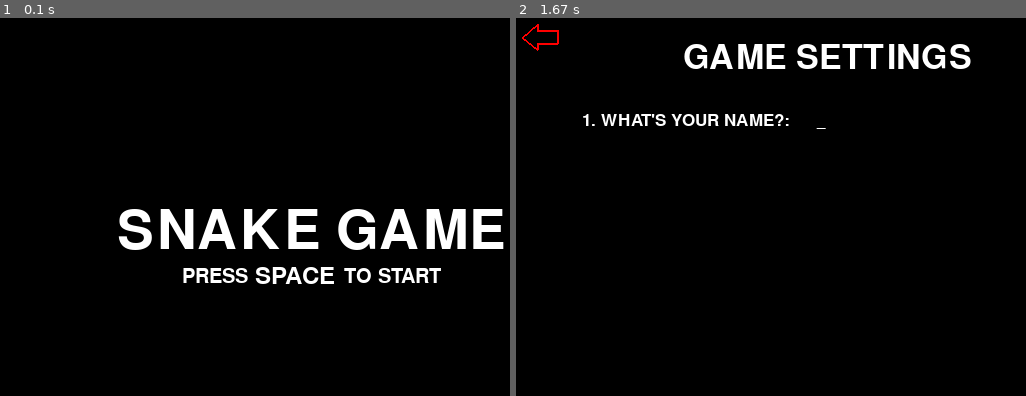
Above: before the commit, frames 1-2 (left to right).
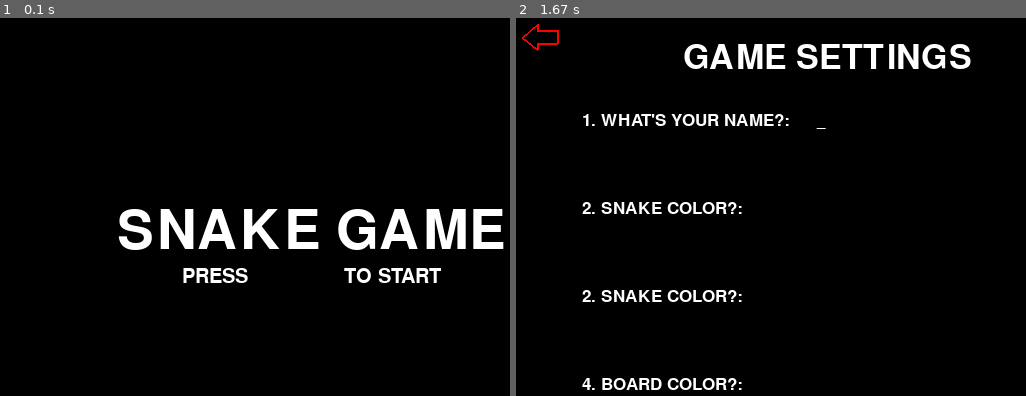
Above: after the commit, the same moments.

Repository: alexsavino/walmart_retro_snake
Game: pygame game, started from pygame_snake.py
Same seed, same stepped clock (60 frames per second), same inputs: the game is played once before the commit and once after it.
Inputs:
- Up to frame 1 (0.1 s): no input
- Up to frame 2 (1.67 s): tap Space at 0.33, 0.73, 1.03, 1.28, 1.62 s

The runs differ from the first frame. In frame 1, 0.4% of the frame differs, in the area x 50-66%, y 65-71%; in frame 2, 1.6%, in the area x 12-45%, y 48-99%.

Commit message:
update!
added additional optional questions and formatted them appropriately

Diff:
--- a/pygame_snake.py
+++ b/pygame_snake.py
@@ -12,17 +12,13 @@
 screen = pyg.display.set_mode((width,height))
 gen_col = 'white'  # gen_option_sc_txt_color
 
-title_font = pyg.font.Font(None,80)
-subtitle_font = pyg.font.Font(None,30)
-SPACE_font = pyg.font.Font(None,35)
-
 
 # INITIALIZING SCREENS...
 title_screen = True
 option_screen = False
 game_screen = False
 final_screen = False
-PREVIOUS_PAGE = title_screen
+#PREVIOUS_PAGE = title_screen # is this format / connection builder im rly gonna use?
 
 
 # FUNCTIONS THAT RELATE THE SCREENS...
@@ -54,12 +50,16 @@
         p1x, p1y = p2x, p2y
     return inside
 
+
 # CREATING SCREEN CONDITIONS...
 # PRIMARY GAME LOOP...
 while True:
-#@@@@@@@@@@@@@@@@@@@@@@@@@@@@@@@@@@@@@@@@@@@@@@@@@@@@@@@@@@@@@@@@@@@@@@@@@@@@@
-    SPACE_visible = True
-    SPACE_timer, SPACE_interval = 0, 1000
+#@@@@@@@@@@@@@@@@@@@@@@@@@@@@@@@@@@@@@@@@@@@@@@@@@@@@@@@@@@@@@@@@@@@@@@@@@@@@@@@@@@@@@@@@@@@@@@@@@@@@@@@@@@@@@@@@@@@@@@@@@@@@@@@@@@@@@@@@@@@@@
+    SPACE_timer = 0
+
+    title_font = pyg.font.Font(None,80)
+    subtitle_font = pyg.font.Font(None,30)
+    SPACE_font = pyg.font.Font(None,35)
 
     while title_screen:
         pyg.display.set_caption("Snake Game")
@@ -76,13 +76,17 @@
         screen.blit(subtitle, subtitle_rect)
 
         # TO MAKE THE 'SPACE' BLINK...
+        SPACE_visible = True
         SPACE_timer += 1
-        if SPACE_timer >= SPACE_interval:
+        time_not_visible = 700
+        time_visible = 2000
+        if SPACE_timer < time_not_visible:
+            SPACE_visible = not SPACE_visible
+        elif SPACE_timer >= time_visible:
             SPACE_timer = 0
-            SPACE_visible = not SPACE_visible
 
         if SPACE_visible:
-            SPACE_x = width//2-56
+            SPACE_x = width//2-54
             SPACE_surface = SPACE_font.render("SPACE", True, gen_col)
             SPACE_rect = SPACE_surface.get_rect(topleft=(SPACE_x, subtitle_height-13))
             screen.blit(SPACE_surface, SPACE_rect)
@@ -95,14 +99,22 @@
         pyg.display.flip()
 
 
-    #@@@@@@@@@@@@@@@@@@@@@@@@@@@@@@@@@@@@@@@@@@@@@@@@@@@@@@@@@@@@@@@@@@@@@@@@@@@@@
+#@@@@@@@@@@@@@@@@@@@@@@@@@@@@@@@@@@@@@@@@@@@@@@@@@@@@@@@@@@@@@@@@@@@@@@@@@@@@@@@@@@@@@@@@@@@@@@@@@@@@@@@@@@@@@@@@@@@@@@@@@@@@@@@@@@@@@@@@@@@@@
     cursor_visible = True
     cursor_timer, cursor_interval = 0, 600
 
     q_font = pyg.font.Font(None, 25)
     a_font = pyg.font.Font(None, 22)
+
+    # LIST OF OPTION QUESTIONS...
     name_question = "1. WHAT'S YOUR NAME?: "
     username = ""
+
+    snake_color_question = "2. SNAKE COLOR?: "
+    pellet_color_question = "3. PELLET COLOR?: "
+    board_color_question = "4. BOARD COLOR?: "
+
+    space_between_questions = 88
 
     while option_screen:
         screen.fill('black')
@@ -114,12 +126,14 @@
 
         # SCREEN TITLE...
         option_title_font = pyg.font.Font(None,50)
-        option_title = option_title_font.render("GAME SETTINGS",True,gen_col)
-        option_title_rect = option_title.get_rect(center=(width//2,46))
-
+        option_title = option_title_font.render("GAME SETTINGS", True, gen_col)
+        option_title_height = 46
+        option_title_rect = option_title.get_rect(center=(width//2,option_title_height))
         screen.blit(option_title, option_title_rect)
 
 
+        #------------------------------------------------------------------------------------------------------------------
+        # PREFERENCE 1: NAME
         # TO RECORD THE USER'S NAME...
         for event in pyg.event.get():
             if event.type == KEYDOWN:
@@ -130,6 +144,9 @@
                     username = username.rstrip()
                     pyg.display.set_caption("{}'s Game Settings".format(username))
                 # THIS COULD USE SOME CLEANING UP!!
+                # 1. can't let users enter tabs -- results in something weird
+                # 2. should be a reasonable length check
+                # 3.
                 elif event.unicode.isalpha() or event.unicode.isspace():
                     username += event.unicode
             elif (event.type == MOUSEBUTTONDOWN) and (event.button == 1):
@@ -141,7 +158,7 @@
 
 
         # TO POSITION BOTH QUESTION / ANSWER...
-        q_top, q_left = 100, 75
+        q_left, q_top = 75, 100
         q_surface = q_font.render(name_question, True, gen_col)
         q_rect = q_surface.get_rect(topleft=(q_left, q_top))
         screen.blit(q_surface, q_rect)
@@ -165,7 +182,26 @@
             screen.blit(cursor_surface, cursor_rect)
 
 
-
+        #------------------------------------------------------------------------------------------------------------------
+        # PREFERENCE 2: SNAKE COLOR
+        snake_q_left, snake_q_top = q_left, (q_top+space_between_questions)
+        snake_q_surface = q_font.render(snake_color_question, True, gen_col)
+        snake_q_rect = snake_q_surface.get_rect(topleft=(snake_q_left,snake_q_top))
+        screen.blit(snake_q_surface,snake_q_rect)
+
+        #------------------------------------------------------------------------------------------------------------------
+        # PREFERENCE 4: PELLET COLOR
+        pellet_q_left, pellet_q_top = q_left, (snake_q_top+space_between_questions)
+        pellet_q_surface = q_font.render(snake_color_question, True, gen_col)
+        pellet_q_rect = pellet_q_surface.get_rect(topleft=(pellet_q_left,pellet_q_top))
+        screen.blit(pellet_q_surface,pellet_q_rect)
+
+        #------------------------------------------------------------------------------------------------------------------
+        # PREFERENCE 3: BOARD COLOR
+        board_q_left, board_q_top = q_left, (pellet_q_top+space_between_questions)
+        board_q_surface = q_font.render(board_color_question, True, gen_col)
+        board_q_rect = board_q_surface.get_rect(topleft=(board_q_left,board_q_top))
+        screen.blit(board_q_surface,board_q_rect)
 
         pyg.display.flip()
 
@@ -173,9 +209,11 @@
 
 
 
-#@@@@@@@@@@@@@@@@@@@@@@@@@@@@@@@@@@@@@@@@@@@@@@@@@@@@@@@@@@@@@@@@@@@@@@@@@@@@@
+#@@@@@@@@@@@@@@@@@@@@@@@@@@@@@@@@@@@@@@@@@@@@@@@@@@@@@@@@@@@@@@@@@@@@@@@@@@@@@@@@@@@@@@@@@@@@@@@@@@@@@@@@@@@@@@@@@@@@@@@@@@@@@@@@@@@@@@@@@@@@@
 #while game_screen():
-#@@@@@@@@@@@@@@@@@@@@@@@@@@@@@@@@@@@@@@@@@@@@@@@@@@@@@@@@@@@@@@@@@@@@@@@@@@@@@
+#@@@@@@@@@@@@@@@@@@@@@@@@@@@@@@@@@@@@@@@@@@@@@@@@@@@@@@@@@@@@@@@@@@@@@@@@@@@@@@@@@@@@@@@@@@@@@@@@@@@@@@@@@@@@@@@@@@@@@@@@@@@@@@@@@@@@@@@@@@@@@
 #while end_screen():
 
 pyg.quit()
+
+# %%
